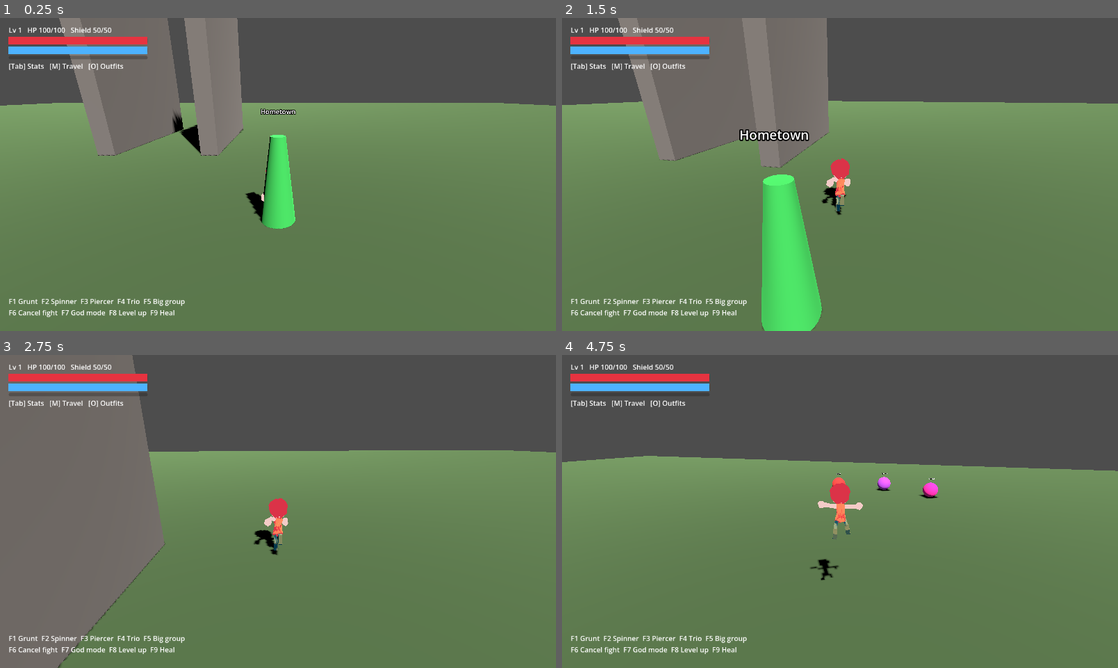
Above: before the commit, frames 1-4 (two rows, left to right).
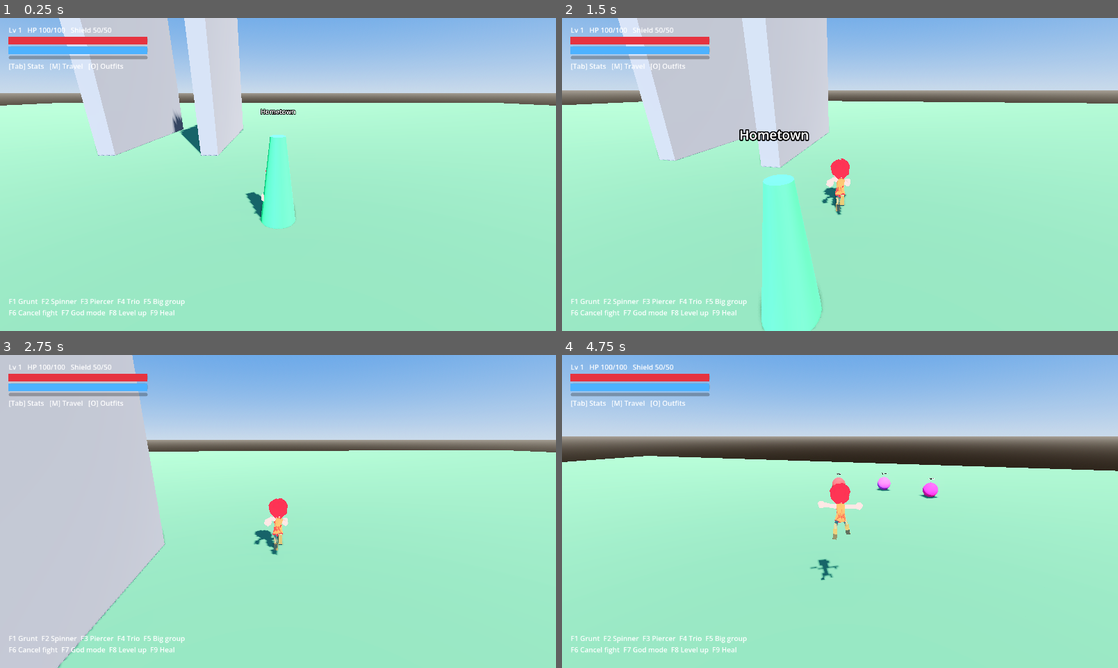
Above: after the commit, the same moments.

Repository: doggoanim/Krits
Game: Godot game, scene res://main.tscn
Same seed, same stepped clock (60 frames per second), same inputs: the game is played once before the commit and once after it.
Inputs (mouse positions are in pixels of both pictures, inside the frame that each line leads up to):
- Up to frame 1 (0.25 s): no input
- Up to frame 2 (1.5 s): tap Enter at 0.5 s; move the mouse to (867, 174) at 0.52 s; hold Ctrl (crouch_pound) 0.53-1.28 s; hold W (move_forward) from 0.53 s (still down); tap Space (jump) at 0.77 s; move the mouse to (812, 174) at 1.27 s; tap E (interact) at 1.35 s
- Up to frame 3 (2.75 s): keep holding W (move_forward); tap Space (jump) at 1.52 s; move the mouse to (289, 505) at 2.02 s; hold Shift (roll_dive) from 2.03 s (still down)
- Up to frame 4 (4.75 s): keep holding W (move_forward); move the mouse to (834, 517) at 2.77 s; release Shift (roll_dive) at 2.78 s; tap Ctrl (crouch_pound) at 2.85 s; tap Space (jump) at 3.02, 3.77, 4.52 s; move the mouse to (878, 514) at 3.52 s; tap E (interact) at 3.6 s; move the mouse to (795, 508) at 4.27 s; tap Shift (roll_dive) at 4.35 s

The runs differ from the first frame. In frame 1, 98% of the frame differs, in the area x 0-100%, y 0-100%; in frame 2, 97%; in frame 3, 98%; in frame 4, 97%.
Error before the commit: Invalid assignment of property or key 'tone_mapper' with value of type 'int' on a base object of type 'Environment'. (res://main.gd:96)

Commit message:
Fix Environment property name: tonemap_mode, not tone_mapper
Wrong property name threw at runtime the first time this path actually
ran (confirms the "not tested in-engine" caveat from the README was real).

Co-Authored-By: Claude Sonnet 5 <noreply@anthropic.com>
Claude-Session: https://claude.ai/code/session_01TYpdm1jACUqsWG6yyTxbgm

Diff:
--- a/main.gd
+++ b/main.gd
@@ -93,7 +93,7 @@
 	env.ambient_light_source = Environment.AMBIENT_SOURCE_SKY
 	env.ambient_light_energy = cfg.ambient_energy
 
-	env.tone_mapper = cfg.tonemap_mode
+	env.tonemap_mode = cfg.tonemap_mode
 	env.tonemap_exposure = cfg.exposure
 	env.tonemap_white = cfg.white_point
 
